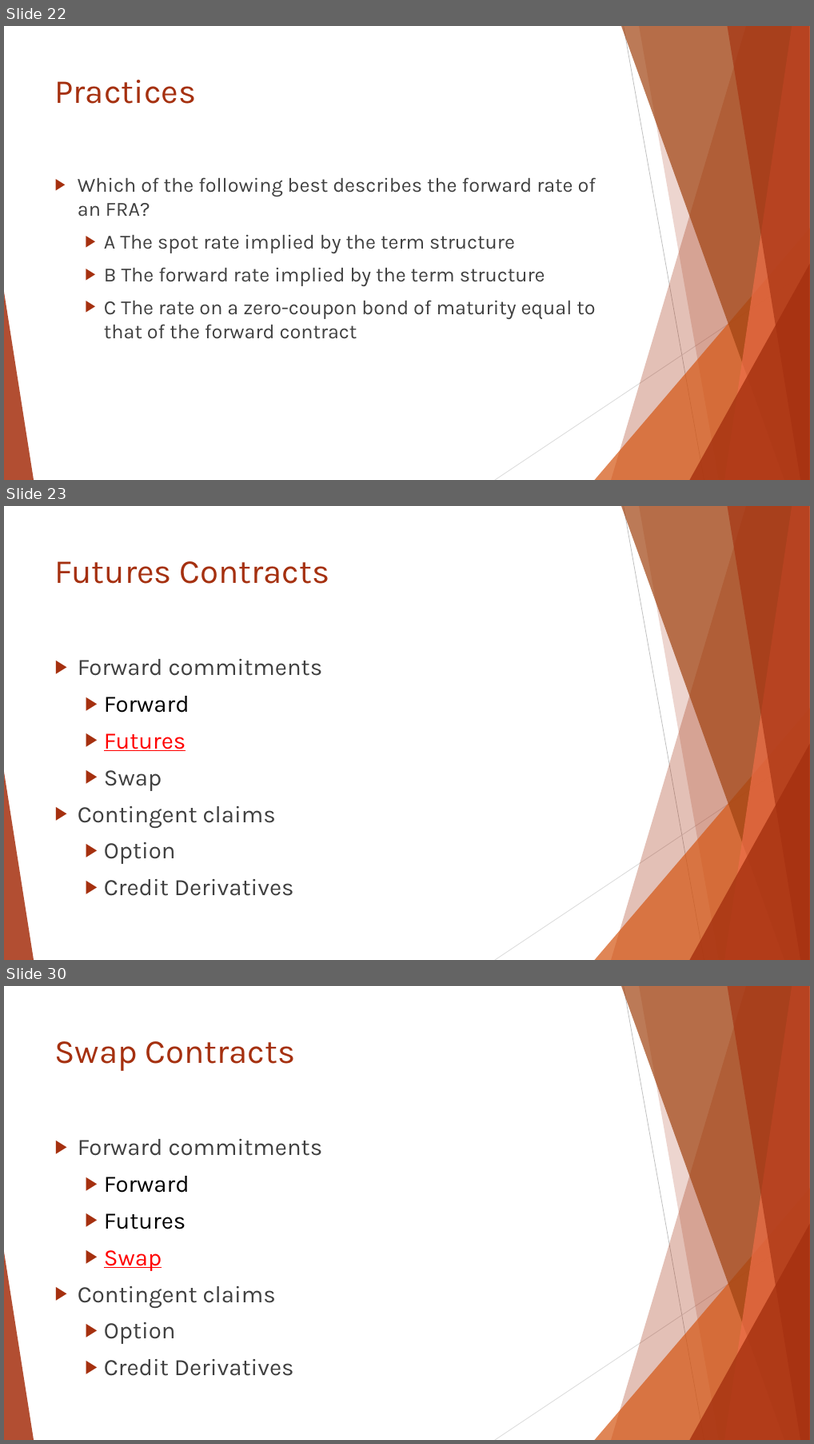
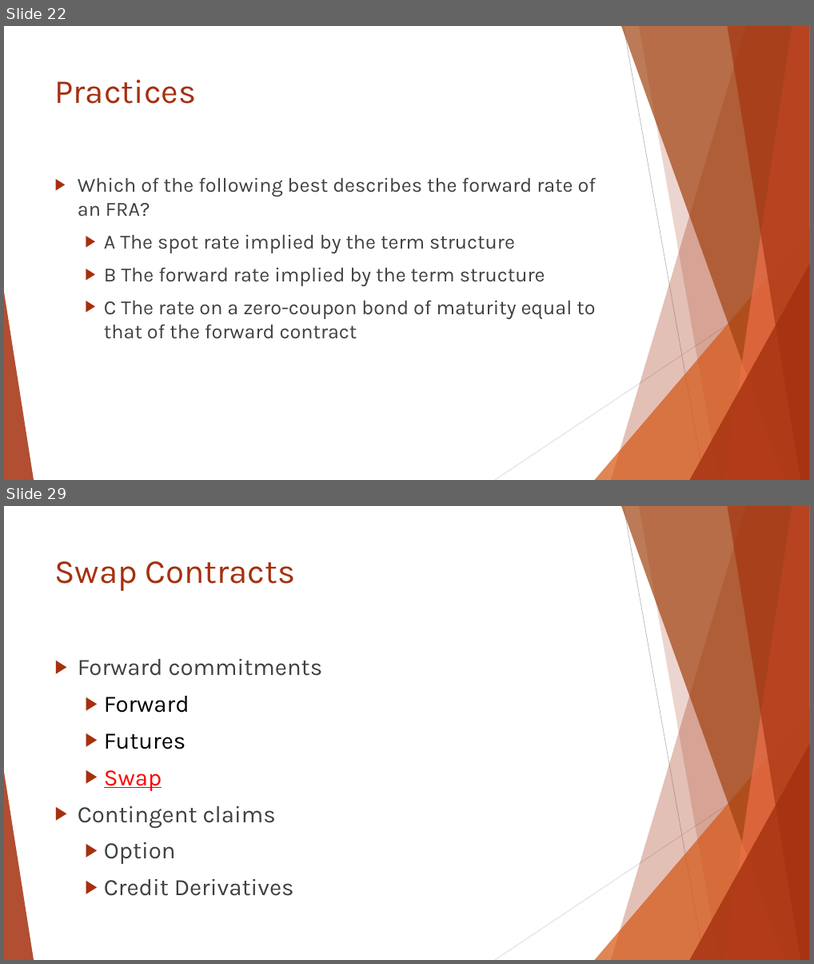
Before and after one commit to Isco0530/data, a slide deck: Reading 46.pptx. Shown one above the other, each under a label of ours: slides 22, 23 and 30 before the commit, slides 22 and 29 after it; the slides between them are not shown. The pictures are 814x1444 and 814x964 pixels, drawn with LibreOffice and Linux fonts; fonts in the diff are those of the drawing. Boxes give left, top, right and bottom in pixels: in the first picture for what was removed or moved away, otherwise in the second. Text is boxed around its words. In the diff, an @@ line names an element or a change of style, - is before the commit and + after.

```diff
--- a/Reading 46.pptx
+++ b/Reading 46.pptx
@@ slide 23 removed at [4, 506, 810, 960], background #FFFFFF; not listed: 10 template elements that a slide beside it also shows @@
@@ title removed at [55, 561, 330, 584] @@
-Futures Contracts
@@ text removed at [78, 659, 323, 896] @@
-▶ Forward commitments
-  ▶ Forward
-  ▶ Futures
-  ▶ Swap
-▶ Contingent claims
-  ▶ Option
-  ▶ Credit Derivatives
@@ what was slide 30 is now slide 29 @@
```
Also in this commit, not shown: 4 slides changed, 3 slides added, 3 other slides removed.
